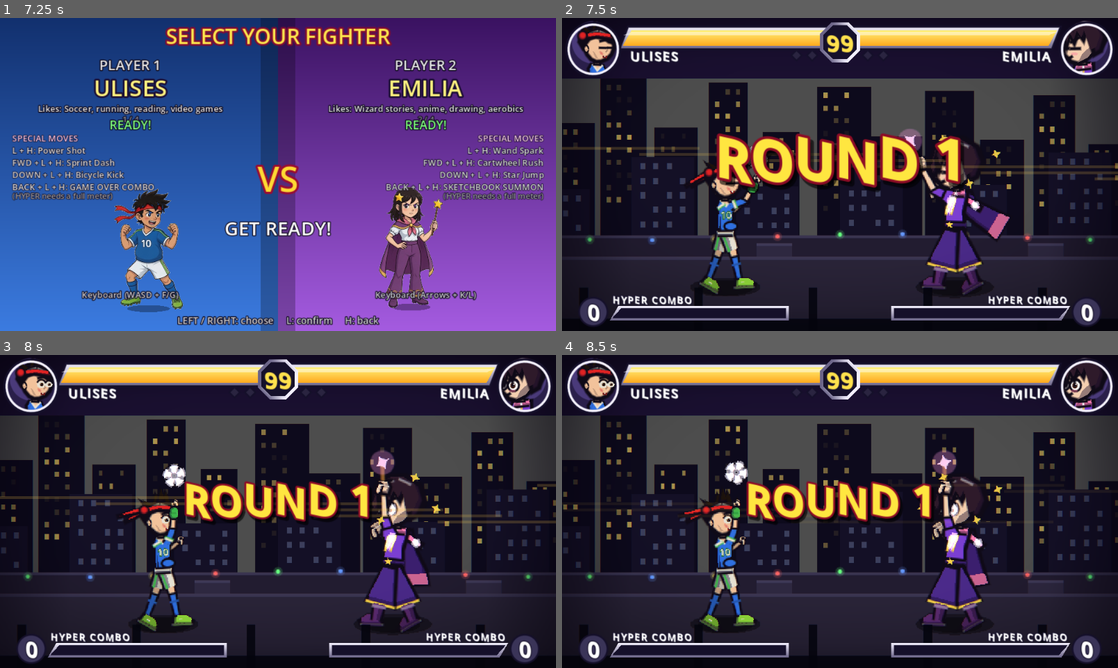
Above: before the commit, frames 1-4 (two rows, left to right).
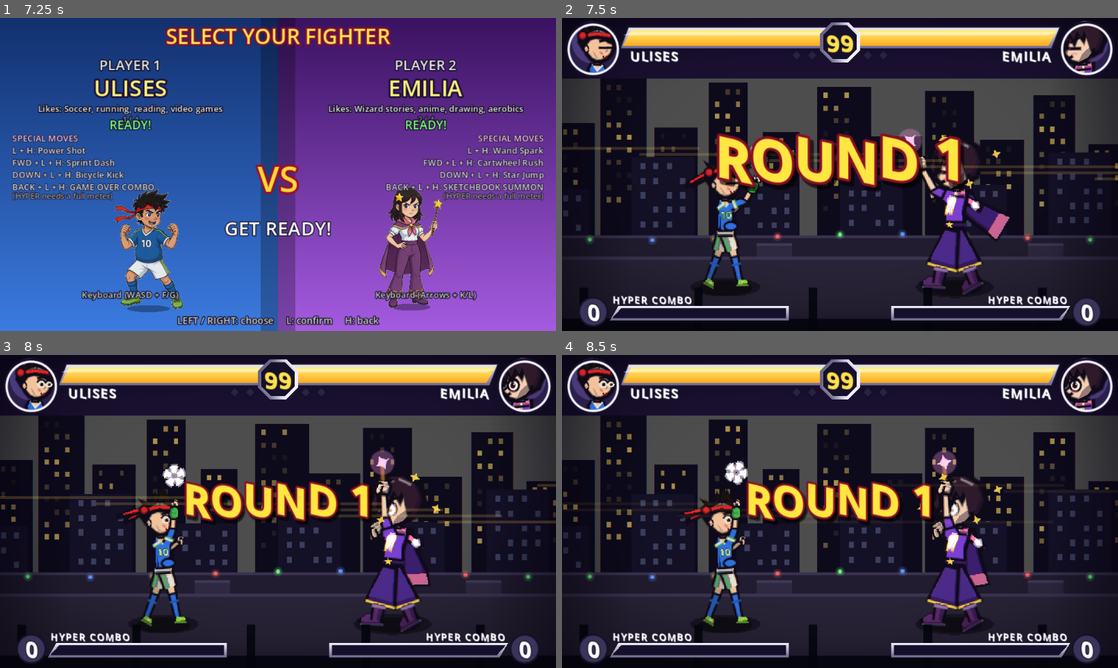
Above: after the commit, the same moments.

Repository: timoteoponce/fighting-game
Game: Godot game, scene res://scenes/main.tscn
The game is run twice, just before and just after one commit, with the same random seed, the same clock (stepped at 60 frames per second) and the same inputs.
Inputs:
- Up to frame 1 (7.25 s): tap Enter at 0.5, 4.35 s; hold D 0.53-1.28 s; tap F at 0.6, 6.6 s; hold S 1.28-2.03 s; tap G at 1.35 s; hold D 2.03-2.78 s; tap 1 at 2.1 s; hold W 2.78-3.53 s; tap K at 2.85 s; hold A 3.53-5.03 s; tap L at 3.6 s; hold S 5.03-5.78 s; tap Backspace at 5.1 s; hold D 5.78-6.53 s; tap R at 5.85 s; hold W from 6.53 s (still down)
- Up to frame 2 (7.5 s): release W at 7.28 s; hold D from 7.28 s (still down); tap G at 7.35 s
- Up to frame 3 (8 s): keep holding D
- Up to frame 4 (8.5 s): release D at 8.03 s; hold S from 8.03 s (still down); tap 1 at 8.1 s

Frame 1 is identical in both runs. In frame 2, 0.2% of the frame differs, in the area x 24-35%, y 82-89%; in frame 3, 0.2%; in frame 4, 0.2%.

Commit message:
Move Ulises' generic improvements into CharacterDef defaults
The plan for the other three characters needs three things Ulises has, and
copying them into each file would be the wrong shape: they are behaviour, not
art. All three now live on CharacterDef as defaults, so a per-character file
holds only what is actually per-character.

- cross_limbs(p) is the KOF limb swap, unchanged. It needs its guard-pose
  fallback because Silvan's L/cL/jL and Charlie's cL pose one arm only.
- warm_shade(col, amount) replaces shade() on skin. shade() lerps toward a
  purple, which is grey on warm skin and olive on Charlie's sallow yellow.
- eye_style(expr, t) is the expression vocabulary as a pure function, so it is
  testable without a renderer. Pixel comparison cannot run under --headless.

Also a fourth drawing hook, draw_shoe(foot, fwd, col), mirroring draw_hand.
The shared shoe is one five-point slipper, and all four portraits show real
footwear: Charlie's red sneakers, Silvan's calf boots, Emilia's heeled ankle
boots. A default is a normal override here rather than a has_method branch,
because the default is the shared slipper itself.

Ulises refactored onto all four: his file drops _cross_pose, _warm_shade and
his local eye_style, and his cleat becomes a real draw_shoe with a sole plate
instead of studs painted over the shared slipper from draw_over_legs.

No behaviour change. FAILURES: 0.

Diff:
--- a/characters/ulises.gd
+++ b/characters/ulises.gd
@@ -195,41 +195,7 @@
 func adjust_attack_pose(f: Fighter, m: MoveData, p: Dictionary) -> Dictionary:
 	if m.level > 1 or f.chain % 2 == 1:
 		return p
-	return _cross_pose(p)
-
-
-## Trades the front limb for the back one. Only the joints the move actually
-## authored are touched, so a jab with one arm and a kick with one leg each get
-## the other limb instead of a whole-body mirror, and the idle limb goes to a
-## guard or a plant rather than standing still.
-func _cross_pose(p: Dictionary) -> Dictionary:
-	var out := p.duplicate()
-	if p.has("arm_f"):
-		var strike_arm: float = p["arm_f"]
-		var strike_elb: float = float(p.get("elb_f", 10.0))
-		if p.has("arm_b"):
-			out["arm_f"] = p["arm_b"]
-			out["elb_f"] = float(p.get("elb_b", 90.0))
-		else:
-			out["arm_f"] = 25.0
-			out["elb_f"] = 80.0
-		out["arm_b"] = strike_arm
-		out["elb_b"] = strike_elb
-	if p.has("leg_f"):
-		var strike_leg: float = p["leg_f"]
-		var strike_knee: float = float(p.get("knee_f", 10.0))
-		if p.has("leg_b"):
-			out["leg_f"] = p["leg_b"]
-			out["knee_f"] = float(p.get("knee_b", 20.0))
-		else:
-			out["leg_f"] = -12.0
-			out["knee_f"] = 18.0
-		out["leg_b"] = strike_leg
-		out["knee_b"] = strike_knee
-	# Lean off the strike side so the weight shift is visible too.
-	if p.has("lean"):
-		out["lean"] = -float(p["lean"]) * 0.35
-	return out
+	return cross_limbs(p)
 
 
 func update_chains(r: FighterRenderer, s: Dictionary) -> void:
@@ -339,15 +305,25 @@
 
 ## Studs and a lace tick on the shared shoe. `FighterRenderer.shoe` is not
 ## overridden, so the lime cleat colour is all the base needed.
-func _cleat(r: FighterRenderer, foot: Vector2, fwd: Vector2) -> void:
+## His own lime cleat, in place of the shared slipper: a low shoe with a sole
+## plate, three studs and a lace tick. Studs are small and dark on purpose; the
+## first pass made them big enough to read as holes punched through the shoe.
+func draw_shoe(r: FighterRenderer, foot: Vector2, fwd: Vector2, col: Color) -> void:
 	if fwd.length_squared() < 0.001:
-		return
+		fwd = Vector2.RIGHT
 	fwd = fwd.normalized()
 	var up := Vector2(fwd.y, -fwd.x)
+	var sole: Color = col.darkened(0.28)
+	r.shaded_poly(PackedVector2Array([
+		foot - fwd * 3.0 + up * 2.2, foot + fwd * 0.6 + up * 2.6, foot + fwd * 5.0 + up * 2.0,
+		foot + fwd * 7.0 - up * 0.4, foot + fwd * 6.4 - up * 1.8, foot - fwd * 3.2 - up * 1.8,
+	]), col, 1.0, 0.8)
+	# Sole plate, then the studs under it.
+	r.draw_line(foot - fwd * 2.8 - up * 1.5, foot + fwd * 6.6 - up * 1.5, sole, 1.3, true)
 	var stud := Color(0.16, 0.14, 0.12)
 	for t: float in [-1.5, 1.8, 5.0]:
 		r.draw_circle(foot + fwd * t - up * 2.3, 0.5, stud)
-	r.draw_line(foot + fwd * 1.0 + up * 1.2, foot + fwd * 3.5 + up * 1.4, r.colors["white"], 0.7, true)
+	r.draw_line(foot + fwd * 1.0 + up * 1.4, foot + fwd * 3.5 + up * 1.6, r.colors["white"], 0.7, true)
 
 
 func draw_over_legs(r: FighterRenderer, s: Dictionary) -> void:
@@ -368,8 +344,6 @@
 		var n := Vector2(-d.y, d.x).normalized()
 		var a: Vector2 = knee + d.normalized() * 4.5
 		r.draw_line(a - n * 3.4, a + n * 3.4, r.colors["legs"].darkened(0.22), 1.6, true)
-	_cleat(r, s["foot_f"], s["foot_dir_f"])
-	_cleat(r, s["foot_b"], s["foot_dir_b"])
 
 
 func draw_face(r: FighterRenderer) -> void:
@@ -381,13 +355,6 @@
 	_mouth(r)
 
 
-## A warm shadow tone. `FighterRenderer.shade` lerps toward a purple, which on
-## warm skin reads as grey and looks like a scar at this size. This is the same
-## value, just on the skin's own hue.
-func _warm_shade(col: Color, amount := 0.22) -> Color:
-	return col.darkened(amount).lerp(Color(0.42, 0.22, 0.26), 0.10)
-
-
 ## Cheekbone and the shadow under the jaw, as two soft warm shapes. Anything
 ## stronger than this on a head 20 units wide reads as a hollow rather than
 ## as form.
@@ -395,7 +362,7 @@
 	var skin: Color = r.colors["skin"]
 	r.draw_colored_polygon(PackedVector2Array([
 		Vector2(-3.4, 3.2), Vector2(-1.2, 7.4), Vector2(1.0, 8.2), Vector2(-0.6, 6.0), Vector2(-2.2, 3.6),
-	]), _warm_shade(skin, 0.13))
+	]), warm_shade(skin, 0.13))
 
 
 ## The ear on the back edge of the cheek, below the hairline and in front of the
@@ -406,7 +373,7 @@
 	var c := Vector2(-7.6, 1.8)
 	r.draw_colored_polygon(FighterRenderer.ellipse_pts(c, 1.5, 2.4, -0.2, 12), skin)
 	r.draw_polyline(Stage._closed(FighterRenderer.ellipse_pts(c, 1.5, 2.4, -0.2, 12)), FighterRenderer.OUT, 0.85, true)
-	r.draw_arc(c + Vector2(0.5, 0.0), 0.95, 0.3, PI - 0.35, 8, _warm_shade(skin, 0.2), 0.6, true)
+	r.draw_arc(c + Vector2(0.5, 0.0), 0.95, 0.3, PI - 0.35, 8, warm_shade(skin, 0.2), 0.6, true)
 
 
 ## His own head, in head space, nose to the right. The shared head is a circle
@@ -468,23 +435,6 @@
 ## straight out. `eye_spots` is the shared lookup; the HUD cut-in reads it.
 func eye_spots() -> Array:
 	return [Vector2(3.6, 0.4), Vector2(8.6, 0.1)]
-
-
-## Which eye to draw. Split out from the drawing so the choice is a pure
-## function of the expression: a character that owns the face owns the whole
-## vocabulary, not just the static shape. Returns "happy", "ko", "dizzy",
-## "blink" or "open".
-func eye_style(expr: String, t: float) -> String:
-	if expr in ["happy", "win"]:
-		return "happy"
-	if expr == "ko":
-		return "ko"
-	if expr == "dizzy":
-		return "dizzy"
-	# The blink timer is the shared one: 6 frames of every 190, only while calm.
-	if expr == "normal" and int(t) % 190 < 6:
-		return "blink"
-	return "open"
 
 
 ## His eyes. Five shapes at most, the same budget the shared `face()` works to:
@@ -577,7 +527,7 @@
 ## between the eyes and the mouth, well inside the cheek at x 10.6 so it cannot
 ## spike out past the outline.
 func _nose(r: FighterRenderer) -> void:
-	var sh: Color = _warm_shade(r.colors["skin"], 0.2)
+	var sh: Color = warm_shade(r.colors["skin"], 0.2)
 	r.draw_colored_polygon(PackedVector2Array([
 		Vector2(5.8, 0.8), Vector2(7.0, 2.7), Vector2(5.4, 3.2),
 	]), sh)
--- a/scripts/fighter/character_def.gd
+++ b/scripts/fighter/character_def.gd
@@ -126,11 +126,84 @@
 	return p
 
 
+## The default limb swap for a connected string: an odd hit is the authored front
+## limb, an even hit is the other one, so a light-light chain reads as a one-two
+## instead of the same arm twice. Only the joints the move actually authored are
+## touched, so a jab with one arm and a kick with one leg each get the other
+## limb, and the idle limb goes to a guard or a plant rather than standing still.
+##
+## Call this from `adjust_attack_pose` and guard on `m.level > 1`, because a
+## special that already poses both limbs (Ulises' bicycle kick, Silvan's roly
+## poly) reads as broken when it is mirrored.
+func cross_limbs(p: Dictionary) -> Dictionary:
+	var out := p.duplicate()
+	if p.has("arm_f"):
+		var strike_arm: float = p["arm_f"]
+		var strike_elb: float = float(p.get("elb_f", 10.0))
+		if p.has("arm_b"):
+			out["arm_f"] = p["arm_b"]
+			out["elb_f"] = float(p.get("elb_b", 90.0))
+		else:
+			# A one-armed move: the other hand goes to a guard instead of
+			# mirroring an angle it was never given.
+			out["arm_f"] = 25.0
+			out["elb_f"] = 80.0
+		out["arm_b"] = strike_arm
+		out["elb_b"] = strike_elb
+	if p.has("leg_f"):
+		var strike_leg: float = p["leg_f"]
+		var strike_knee: float = float(p.get("knee_f", 10.0))
+		if p.has("leg_b"):
+			out["leg_f"] = p["leg_b"]
+			out["knee_f"] = float(p.get("knee_b", 20.0))
+		else:
+			out["leg_f"] = -12.0
+			out["knee_f"] = 18.0
+		out["leg_b"] = strike_leg
+		out["knee_b"] = strike_knee
+	# Lean off the strike side so the weight shift is visible too.
+	if p.has("lean"):
+		out["lean"] = -float(p["lean"]) * 0.35
+	return out
+
+
+## A shadow on the skin's own hue. `FighterRenderer.shade` lerps toward a purple,
+## which on warm skin at this size reads as a grey scar rather than as form, and
+## on Charlie's sallow yellow it goes olive. Keep it light: on a head 20 units
+## wide anything stronger than about 0.2 reads as a hollow.
+static func warm_shade(col: Color, amount := 0.18) -> Color:
+	return col.darkened(amount).lerp(Color(0.42, 0.22, 0.26), 0.10)
+
+
+## Which eye to draw, as a pure function of the expression so it is testable
+## without a renderer: a pixel comparison cannot run under `--headless`.
+##
+## This is the whole vocabulary a character that owns its face has to honour.
+## The shared `face()` has always had it — blink on a timer, X on a KO, a pupil
+## sliding a ring when dizzy, closed arcs when happy or winning, and a squint
+## per expression. A character that overrides only the eye *shape* and ignores
+## this ends up with a permanently open stare, which is easy to miss in a
+## screenshot and obvious in a match.
+func eye_style(expr: String, t: float) -> String:
+	if expr in ["happy", "win"]:
+		return "happy"
+	if expr == "ko":
+		return "ko"
+	if expr == "dizzy":
+		return "dizzy"
+	# The blink timer is the shared one: 6 frames of every 190, calm only.
+	if expr == "normal" and int(t) % 190 < 6:
+		return "blink"
+	return "open"
+
+
 # Drawing hooks. `r` is the FighterRenderer, `s` its skeleton points.
 # Optional, detected with has_method so a character that does not define them
-# is unchanged: head_outline(), torso_outline(r, s), draw_hand. Those replace
-# the shared circle-head, wedge torso and mittens. A character that owns its
-# head also owns the jaw shading, so it should draw that in draw_face.
+# is unchanged: head_outline(), torso_outline(r, s). Those replace the shared
+# circle-head and wedge torso. A character that owns its head also owns the jaw
+# shading, so it should draw that in draw_face.
+# `draw_hand` and `draw_shoe` are normal overrides rather than has_method
+# branches, because their defaults here *are* the shared shapes.
 
 ## Called once per animation step to advance hair / cape chains (see FighterRenderer.chain).
 func update_chains(_r: FighterRenderer, _s: Dictionary) -> void:
@@ -153,7 +226,9 @@
 	pass
 
 
-## Small ear, for characters whose hair doesn't cover it (head space).
+## Small ear, for characters whose hair doesn't cover it (head space). A
+## character that owns its head draws its own ear in draw_face instead, since
+## these coordinates are the shared circle's.
 static func draw_ear(r: FighterRenderer) -> void:
 	var col: Color = r.colors["skin"]
 	r.draw_colored_polygon(FighterRenderer.ellipse_pts(Vector2(-5.5, 2.0), 2.0, 2.8, 0.0, 12), FighterRenderer.OUT)
@@ -177,6 +252,15 @@
 ## happy or smug expression, which is the shared spread-finger hand. `front` is
 ## false for the back hand. The default here *is* the shared fist, so overriding
 ## can either draw something else or fall back to these two calls.
+## Draws a shoe at `foot`, with `fwd` the direction the toe points. The default
+## here *is* the shared slipper, so overriding can either draw real footwear or
+## fall back to this one call. A character's own `draw_shoe` is where studs,
+## soles and laces go, rather than painting them over the shared shape from
+## `draw_over_legs`.
+func draw_shoe(r: FighterRenderer, foot: Vector2, fwd: Vector2, col: Color) -> void:
+	r.shoe(foot, fwd, col)
+
+
 func draw_hand(r: FighterRenderer, p: Vector2, col: Color, d: Vector2, _front: bool, open: bool) -> void:
 	if open:
 		r.open_hand(p, col, d)
--- a/scripts/fighter/fighter_renderer.gd
+++ b/scripts/fighter/fighter_renderer.gd
@@ -276,11 +276,11 @@
 	_arm(s, "b", b, dk(c["sleeve"]), dk(c["forearm"]))
 	def.draw_hand(self, s["hand_b"], dk(c["hands"]), s["hand_b"] - s["wrist_b"], false, open)
 	_leg(s, "b", b, dk(c["pants"]), dk(c["legs"]))
-	shoe(s["foot_b"], s["foot_dir_b"], dk(c["shoes"]))
+	def.draw_shoe(self, s["foot_b"], s["foot_dir_b"], dk(c["shoes"]))
 	torso(s)
 	def.draw_torso(self, s)
 	_leg(s, "f", b, c["pants"], c["legs"])
-	shoe(s["foot_f"], s["foot_dir_f"], c["shoes"])
+	def.draw_shoe(self, s["foot_f"], s["foot_dir_f"], c["shoes"])
 	def.draw_over_legs(self, s)
 	_draw_head(s)
 	_arm(s, "f", b, c["sleeve"], c["forearm"])
